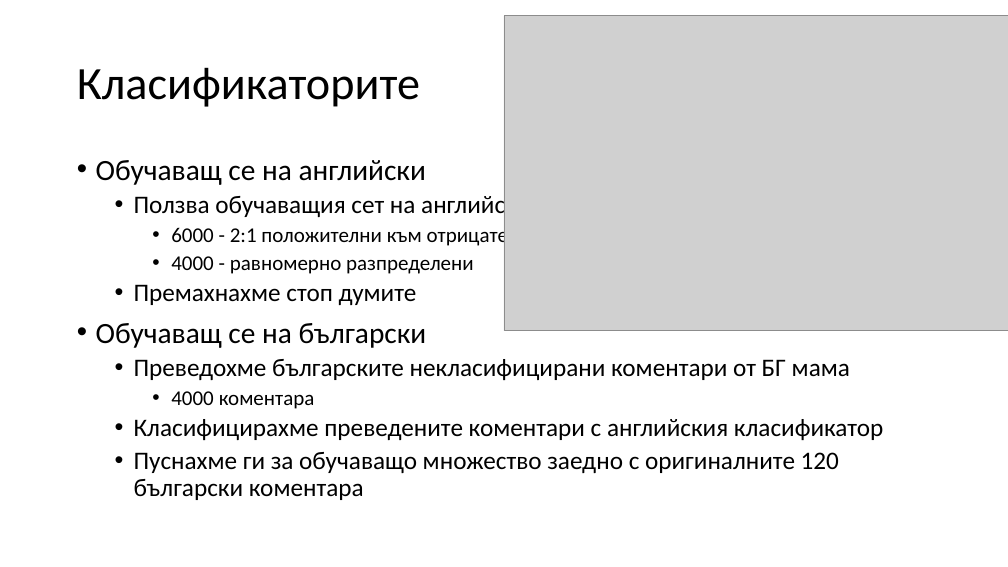
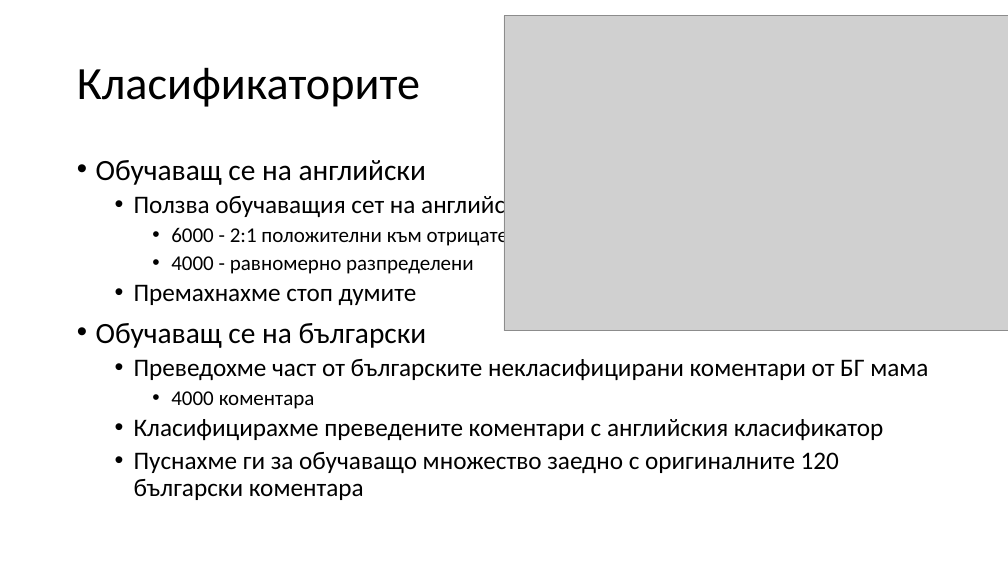
Before and after one commit to skeleta/BGMamaProject, a slide deck: slide 6 of documentation/Презентация_v2 - ОЗТ.pptx. Drawn at 1008x567 pixels with LibreOffice and Linux fonts; fonts in the diff are those of the drawing; grey boxes stand for pictures. Boxes give left, top, right and bottom in pixels: in the first picture for what was removed or moved away, otherwise in the second. Text is boxed around its words. In the diff, an @@ line names an element or a change of style, - is before the commit and + after.

```diff
--- a/documentation/Презентация_v2 - ОЗТ.pptx
+++ b/documentation/Презентация_v2 - ОЗТ.pptx
@@ text at (134, 359, 928, 380): text changed @@
-  • Преведохме българските некласифицирани коментари от БГ мама
+  • Преведохме част от българските некласифицирани коментари от БГ мама
```
Also in this commit, not shown: 2 other slides changed, 1 slide added.
